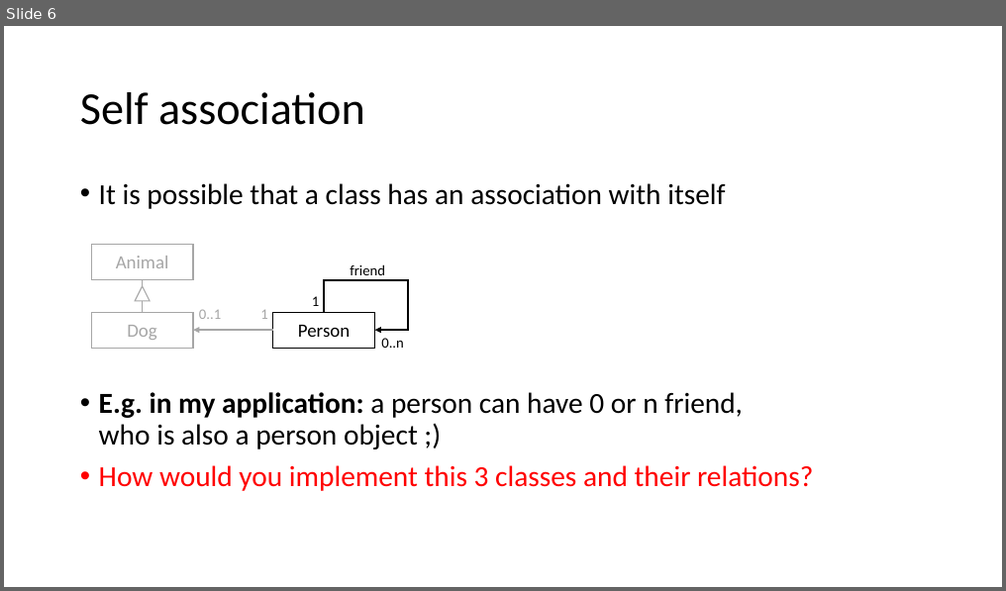
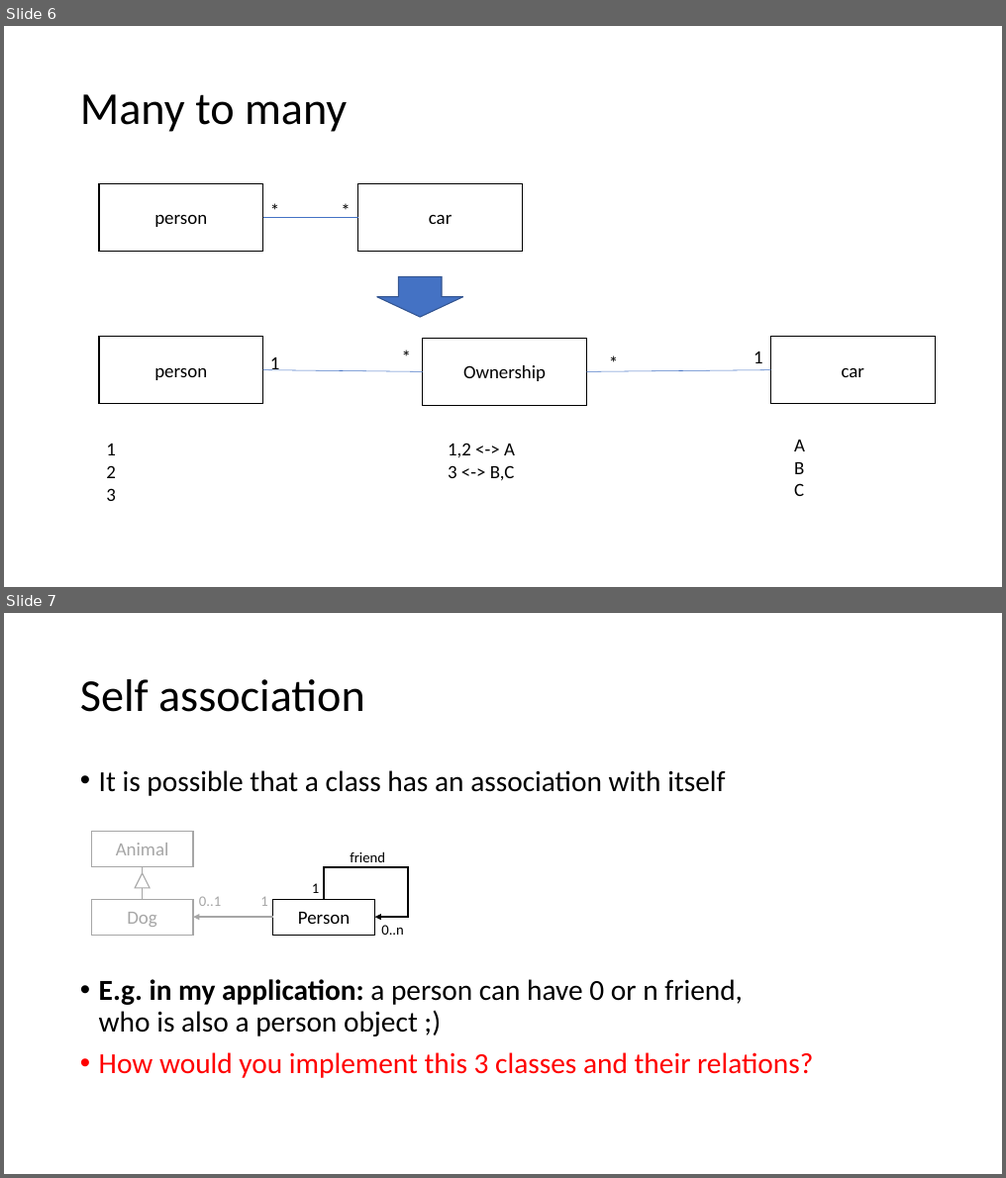
Before and after one commit to andrea270872/ApplicationDevelopment2023, a slide deck: lecture04/aval_lecture04.pptx. Shown one above the other, each under a label of ours: slide 6 before the commit, slides 6 and 7 after it. The pictures are 1006x591 and 1006x1178 pixels, drawn with LibreOffice and Linux fonts; fonts in the diff are those of the drawing. Boxes give left, top, right and bottom in pixels: in the first picture for what was removed or moved away, otherwise in the second. Text is boxed around its words. In the diff, an @@ line names an element or a change of style, - is before the commit and + after.

```diff
--- a/lecture04/aval_lecture04.pptx
+++ b/lecture04/aval_lecture04.pptx
@@ slide 6 added at <box>4,26,1002,587</box>, background #FFFFFF @@
@@ title added at <box>80,94,347,132</box>, 44 pt, text #000000 @@
+Many to many
@@ rectangle added at <box>99,184,263,252</box>, fill #FFFFFF, outline #000000 1 pt, 18 pt, text #000000 @@
+person
@@ text added at <box>263,195,288,225</box>, 18 pt, text #000000 @@
+*
@@ text added at <box>334,195,358,225</box>, 18 pt, text #000000 @@
+*
@@ rectangle added at <box>358,184,522,252</box>, fill #FFFFFF, outline #000000 1 pt, 18 pt, text #000000 @@
+car
@@ line added from (263, 218) to (358, 218), #4472C4 0.5 pt @@
@@ down arrow added at <box>377,276,463,317</box>, fill #4472C4, outline #325491 1 pt @@
@@ rectangle added at <box>99,337,263,404</box>, fill #FFFFFF, outline #000000 1 pt, 18 pt, text #000000 @@
+person
@@ text added at <box>395,342,420,372</box>, 18 pt, text #000000 @@
+*
@@ rectangle added at <box>423,338,586,405</box>, fill #FFFFFF, outline #000000 1 pt, 18 pt, text #000000 @@
+Ownership
@@ text added at <box>601,348,626,377</box>, 18 pt, text #000000 @@
+*
@@ text added at <box>753,352,763,364</box>, 18 pt, text #000000 @@
+1
@@ rectangle added at <box>771,337,936,404</box>, fill #FFFFFF, outline #000000 1 pt, 18 pt, text #000000 @@
+car
@@ line added from (263, 371) to (423, 372), #4472C4 0.5 pt @@
@@ text added at <box>270,357,280,371</box>, 18 pt, text #000000 @@
+1
@@ line added from (586, 372) to (771, 371), #4472C4 0.5 pt @@
@@ text added at <box>794,440,805,496</box>, 18 pt, text #000000 @@
+A
+B
+C
@@ text added at <box>106,444,116,501</box>, 18 pt, text #000000 @@
+1
+2
+3
@@ text added at <box>448,443,515,481</box>, 18 pt, text #000000 @@
+1,2 <-> A
+3 <-> B,C
@@ what was slide 6 is now slide 7 @@
```
Also in this commit, not shown: 1 slide changed.
